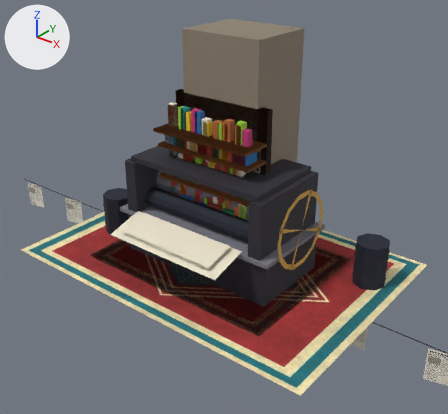
Two versions of the glTF model apps/console/public/assets/world-city3-library.glb, one commit apart.
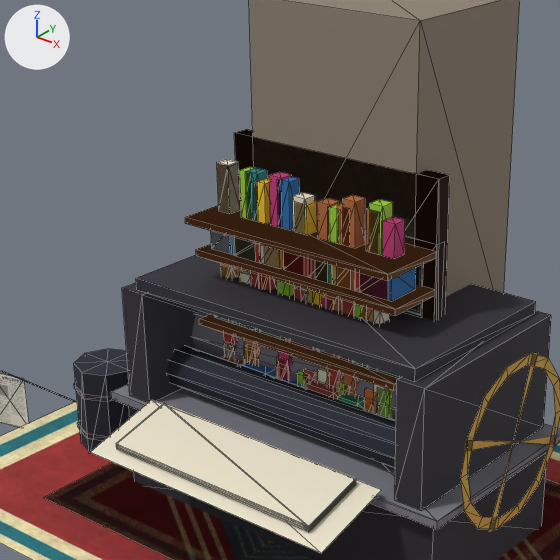
Each version is shown whole from a 50 mm lens placed at (6.46, -7.94, 6.06), pointed at (0.16, -0.06, 1.17), then close up on the part from 16% to 72% of the width and 7% to 68% of the height. The lights are fixed; the arrows at upper left show +X, +Y and +Z. The first two pictures are the older version. The close-ups show mesh edges as thin lines. Vertices at exactly the same position are counted once.

Before the edit, the objects in view are built like this:
```python
me_lib_shelf_bottles_a = bpy.data.meshes.new('LIB_shelf_bottles_a')
me_lib_shelf_bottles_a.from_pydata(...)  # 176 vertices, 176 faces; spans x -1.0..1.0, y -0.6..0.14, z 0.0..3.1
me_lib_shelf_bottles_a.materials.append(mat_palette)  # picture img_palette
me_lib_shelf_bottles_b = bpy.data.meshes.new('LIB_shelf_bottles_b')
me_lib_shelf_bottles_b.from_pydata(...)  # 176 vertices, 176 faces; spans x -1.0..1.0, y -0.6..0.14, z 0.0..3.1
me_lib_shelf_bottles_b.materials.append(mat_palette)  # picture img_palette
me_lib_shelf_bottles_c = bpy.data.meshes.new('LIB_shelf_bottles_c')
me_lib_shelf_bottles_c.from_pydata(...)  # 160 vertices, 160 faces; spans x -1.0..1.0, y -0.6..0.14, z 0.0..3.1
me_lib_shelf_bottles_c.materials.append(mat_palette)  # picture img_palette
me_lib_shelf_goods_a = bpy.data.meshes.new('LIB_shelf_goods_a')
me_lib_shelf_goods_a.from_pydata(...)  # 256 vertices, 256 faces; spans x -1.0..1.0, y -0.5..0.1, z 0.0..2.6
me_lib_shelf_goods_a.materials.append(mat_palette)  # picture img_palette
ob_lib_shelf_bottles_a = bpy.data.objects.new('LIB_shelf_bottles_a', me_lib_shelf_bottles_a)
ob_lib_shelf_bottles_a.location = (0.0, 0.0, 0.0)
ob_lib_shelf_bottles_b = bpy.data.objects.new('LIB_shelf_bottles_b', me_lib_shelf_bottles_b)
ob_lib_shelf_bottles_b.location = (0.0, 0.0, 0.0)
ob_lib_shelf_bottles_c = bpy.data.objects.new('LIB_shelf_bottles_c', me_lib_shelf_bottles_c)
ob_lib_shelf_bottles_c.location = (0.0, 0.0, 0.0)
ob_lib_shelf_goods_a = bpy.data.objects.new('LIB_shelf_goods_a', me_lib_shelf_goods_a)
ob_lib_shelf_goods_a.location = (0.0, 0.0, 0.0)
# also in view: 'LIB_press_machine' at (0.15, -0.14, 1.0); 'LIB_fireplace' at (0.0, 0.65, 2.1); 'LIB_newspaper_line' at (0.0, 0.0, -0.31); 'LIB_rug_6x4' at (0.0, 0.0, 0.04); 'LIB_rug_4x3' at (0.0, 0.0, 0.04)
```
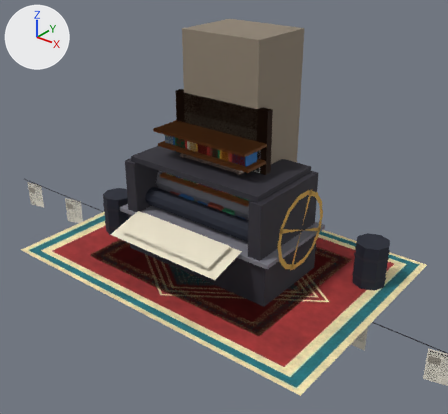
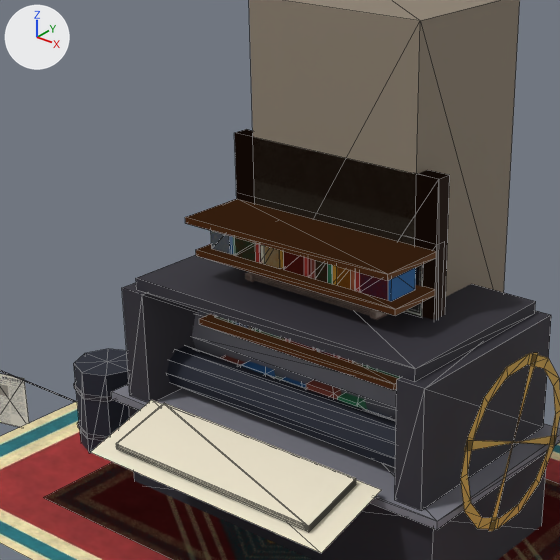
Where the change shows, as pixel boxes [x1, y1, x2, y2] in the close-ups (560 x 560 px):
```json
{"object": "LIB_shelf_bottles_b", "change": "reshaped", "before": [193, 159, 436, 415], "after": [185, 129, 450, 319]}
{"object": "LIB_shelf_bottles_a", "change": "reshaped", "before": [217, 129, 450, 413], "on screen": "not visible afterwards"}
{"object": "LIB_shelf_bottles_c", "change": "reshaped", "before": [185, 165, 437, 419], "on screen": "not visible afterwards"}
{"part": 1, "of": "me_lib_shelf_bottles_a", "change": "deleted", "before": [217, 163, 380, 413]}
{"part": 2, "of": "me_lib_shelf_bottles_b", "change": "deleted", "before": [217, 159, 405, 415]}
{"part": 3, "of": "me_lib_shelf_bottles_c", "change": "deleted", "before": [217, 165, 393, 419]}
```

Scene script edits in JSON lines:
```json
{"block": "me_lib_shelf_bottles_a", "where": "# used by ob_lib_shelf_bottles_a; location = (0.0, 0.0, 0.0)"}
{"op": "remove", "block": "me_lib_shelf_bottles_a", "code": "me_lib_shelf_bottles_a.from_pydata(...)  # 176 vertices, 176 faces; spans x -1.0..1.0, y -0.6..0.14, z 0.0..3.1"}
{"op": "add", "block": "me_lib_shelf_bottles_a", "code": "me_lib_shelf_bottles_a.from_pydata(...)  # 32 vertices, 32 faces; spans x -1.0..1.0, y -0.6..0.14, z 0.0..3.1"}
{"block": "me_lib_shelf_bottles_a", "change": "me_lib_shelf_bottles_a part 1: 18 loose pieces with 144 vertices, spanning x -0.9..0.71, y -0.32..-0.2, z 1.15..2.95, are deleted"}
{"block": "me_lib_shelf_bottles_b", "where": "# used by ob_lib_shelf_bottles_b; location = (0.0, 0.0, 0.0)"}
{"op": "remove", "block": "me_lib_shelf_bottles_b", "code": "me_lib_shelf_bottles_b.from_pydata(...)  # 176 vertices, 176 faces; spans x -1.0..1.0, y -0.6..0.14, z 0.0..3.1"}
{"op": "add", "block": "me_lib_shelf_bottles_b", "code": "me_lib_shelf_bottles_b.from_pydata(...)  # 32 vertices, 32 faces; spans x -1.0..1.0, y -0.6..0.14, z 0.0..3.1"}
{"block": "me_lib_shelf_bottles_b", "change": "me_lib_shelf_bottles_b part 2: 18 loose pieces with 144 vertices, spanning x -0.9..0.85, y -0.32..-0.2, z 1.15..2.95, are deleted"}
{"block": "me_lib_shelf_bottles_c", "where": "# used by ob_lib_shelf_bottles_c; location = (0.0, 0.0, 0.0)"}
{"op": "remove", "block": "me_lib_shelf_bottles_c", "code": "me_lib_shelf_bottles_c.from_pydata(...)  # 160 vertices, 160 faces; spans x -1.0..1.0, y -0.6..0.14, z 0.0..3.1"}
{"op": "add", "block": "me_lib_shelf_bottles_c", "code": "me_lib_shelf_bottles_c.from_pydata(...)  # 32 vertices, 32 faces; spans x -1.0..1.0, y -0.6..0.14, z 0.0..3.1"}
{"block": "me_lib_shelf_bottles_c", "change": "me_lib_shelf_bottles_c part 3: 16 loose pieces with 128 vertices, spanning x -0.9..0.83, y -0.32..-0.2, z 1.15..2.94, are deleted"}
```
